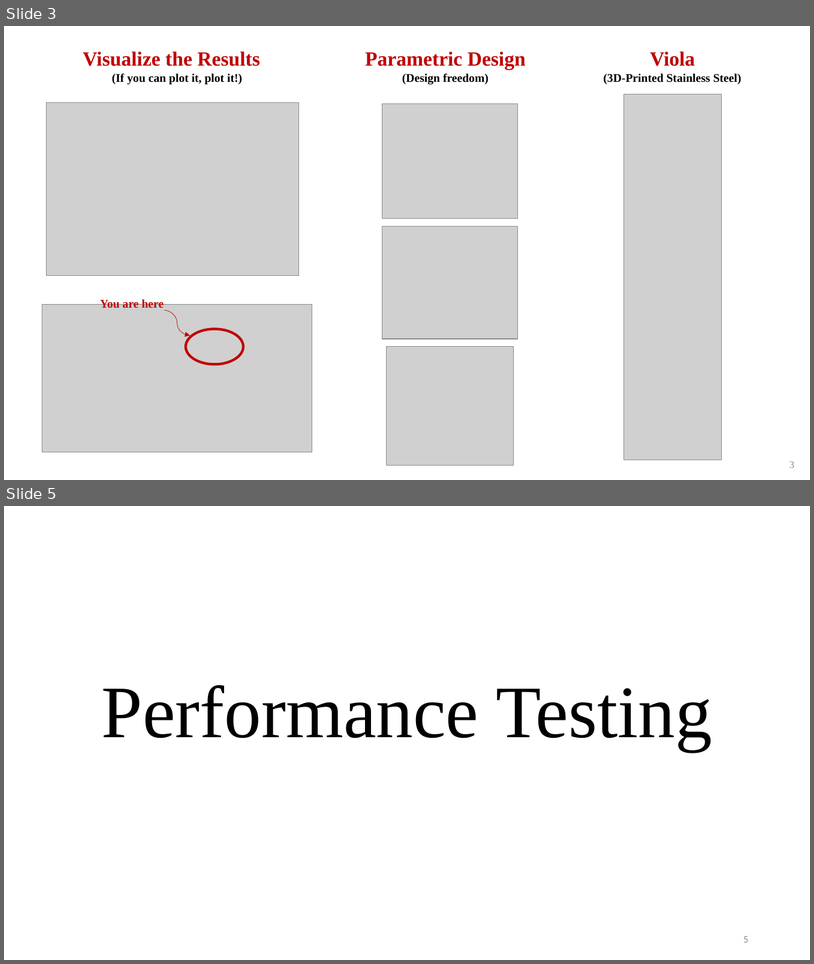
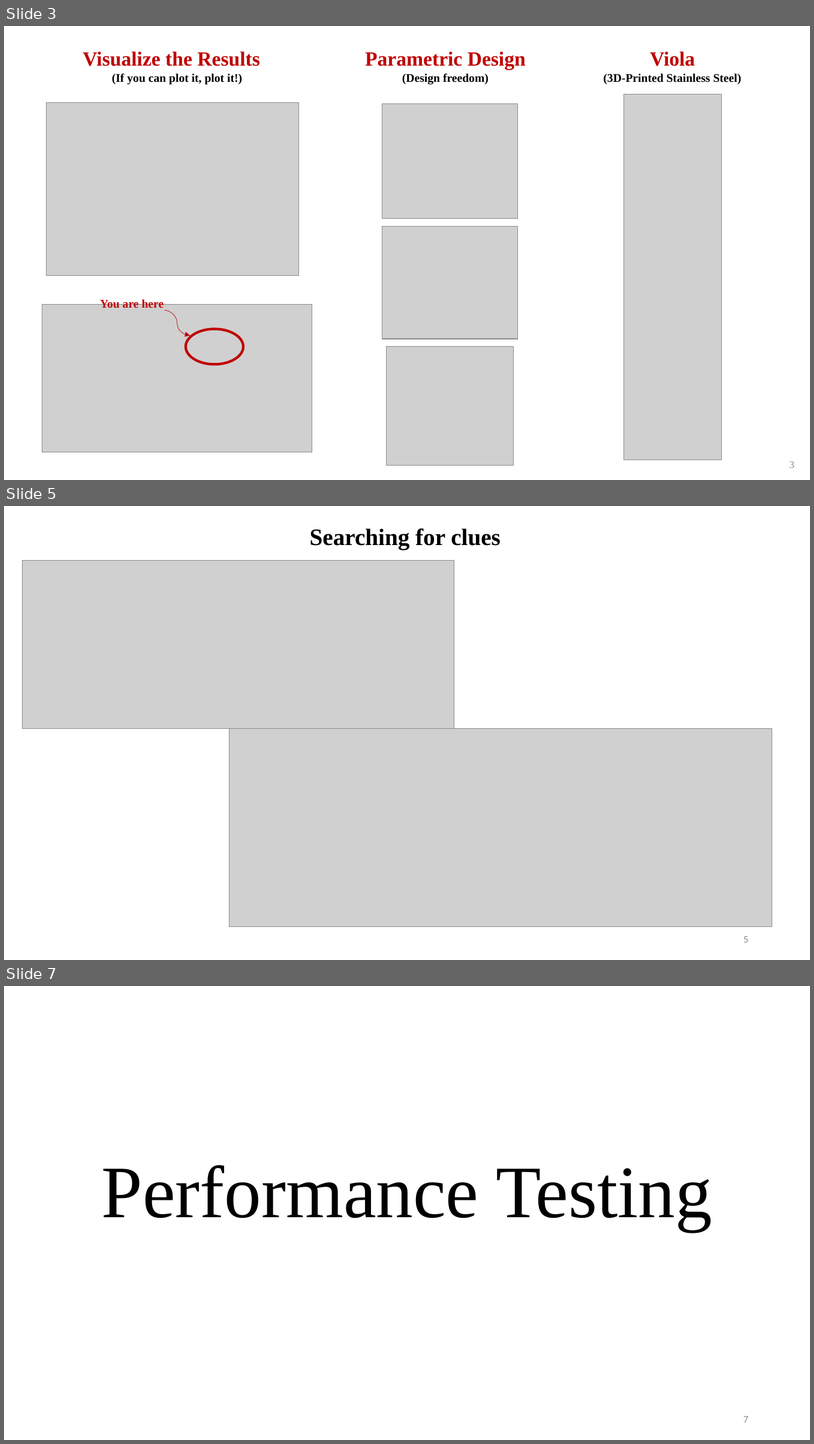
Before and after one commit to psas/electric-feed-system-prototype, a slide deck: Docs/Presentations/Slides/froyo_edits.pptx. Shown one above the other, each under a label of ours: slides 3 and 5 before the commit, slides 3, 5 and 7 after it; the slides between them are not shown. The pictures are 814x964 and 814x1444 pixels, drawn with LibreOffice and Linux fonts; fonts in the diff are those of the drawing; grey boxes stand for pictures. Boxes give left, top, right and bottom in pixels: in the first picture for what was removed or moved away, otherwise in the second. Text is boxed around its words. In the diff, an @@ line names an element or a change of style, - is before the commit and + after.

```diff
--- a/Docs/Presentations/Slides/froyo_edits.pptx
+++ b/Docs/Presentations/Slides/froyo_edits.pptx
@@ slide 5 added at box(4, 506, 810, 960), background #FFFFFF @@
@@ text added at box(310, 528, 501, 550), 28 pt, text #000000, bold @@
+Searching for clues
@@ picture added at box(22, 561, 454, 729) @@
@@ picture added at box(229, 729, 772, 927) @@
@@ page number added at box(744, 936, 749, 942), 12 pt, text #8C8C8C @@
+5
@@ what was slide 5 is now slide 7 @@
@@ page number at box(744, 1416, 749, 1422): text changed @@
-5
+7
```
Also in this commit, not shown: 2 other slides added, 1 slide removed, 1 other file.
